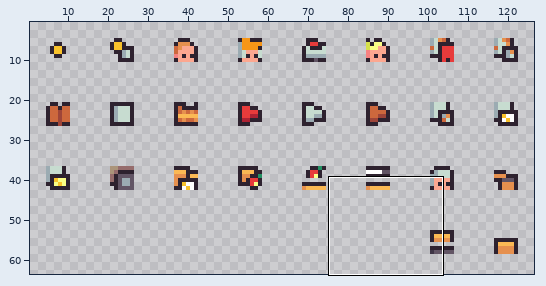
Pixel-art file: Projects/TastyRoad/Assets/Sprites/Dialog_Icons.aseprite. Above, an overview of the earlier version with the close-up marked.
Close-up. Before the commit:
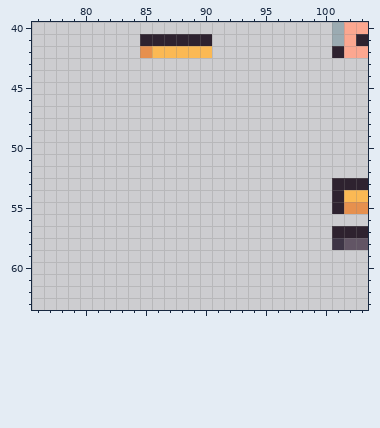
128x64 pixels, 1 frame. Shown: x 76..103, y 40..63. The wide view leaves out empty margins.
The same view after the edit:
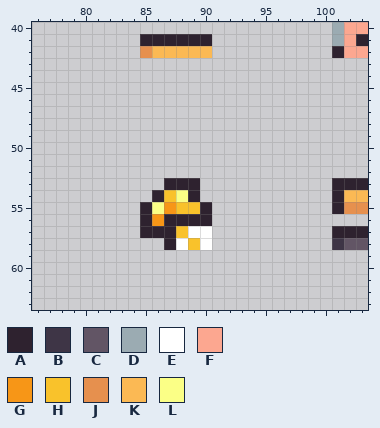
Palette (. is transparent): A #2e222f  B #3e3546  C #625565  D #9babb2  E #ffffff  F #fca790  G #f79617  H #f9c22b  J #e6904e  K #fbb954  L #fbff86
Edits made:
--- layer "icons"
@@ x 83..92 @@
 52 ..........
-53 ..........
-54 ..........
-55 ..........
-56 ..........
-57 ..........
-58 ..........
+53 ....AAA...
+54 ...AHLA...
+55 ..ALGHHA..
+56 ..AGAAAA..
+57 ..AAAHEE..
+58 ....AEHE..
 59 ..........
Pixel boxes of the changes (left, top, right, bottom) in both close-ups:
added: (140, 178, 212, 250)
